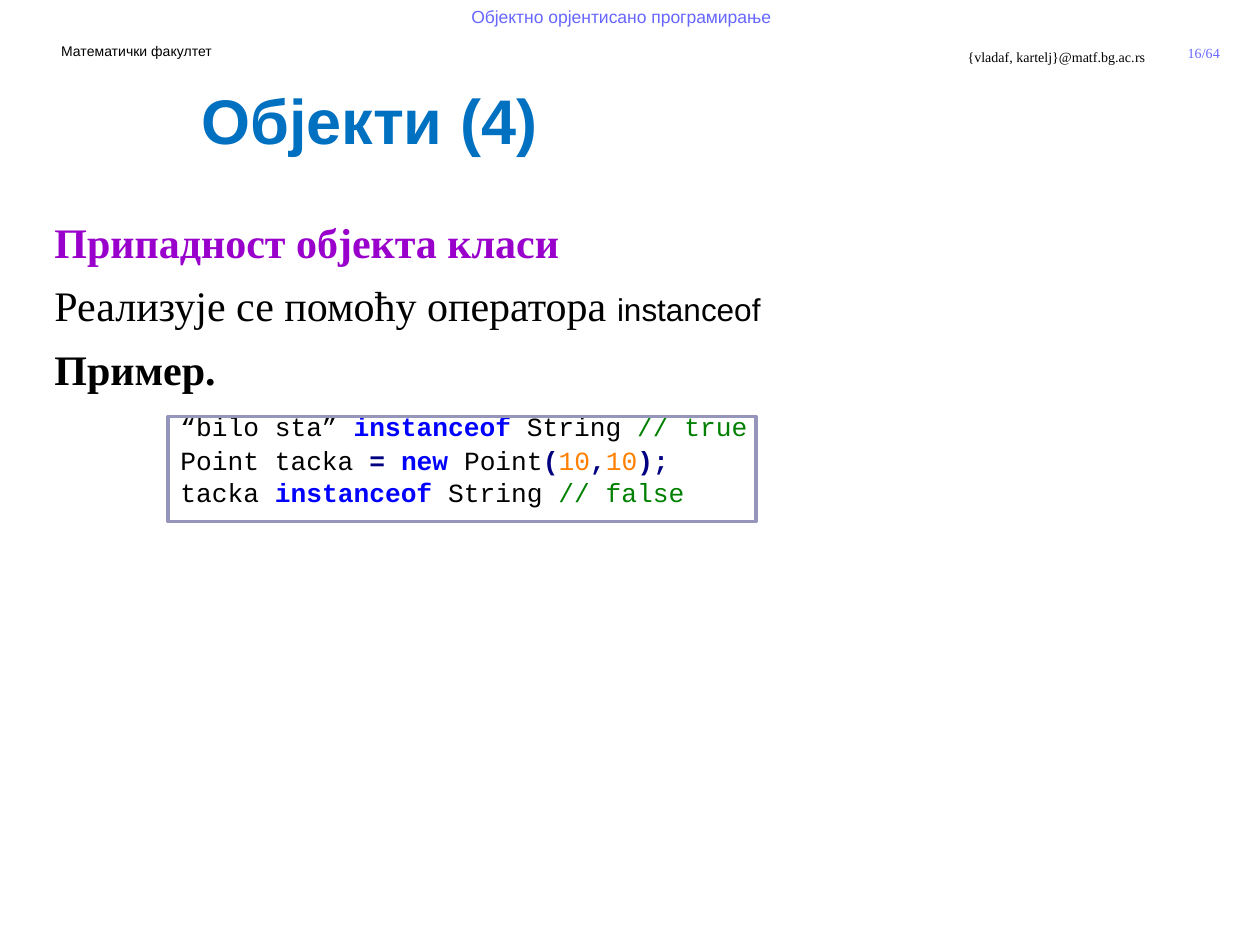
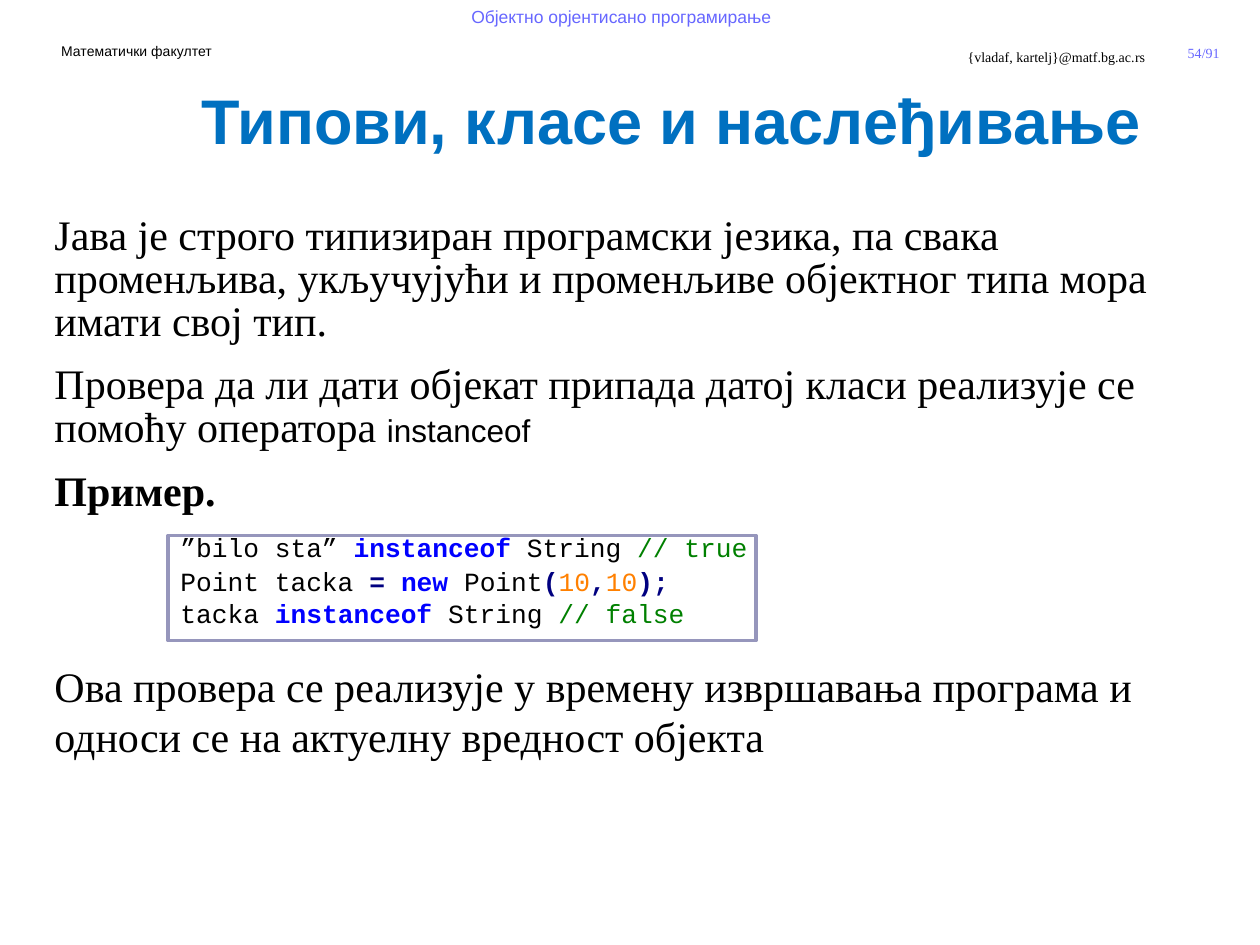
Before and after one commit to MatfOOP/OOP, a slide deck: slide 54 of predavanja/prezentacije/OOP09-Klase u Javi.pptx (slide 16 before the commit). Drawn at 1260x945 pixels with LibreOffice and Linux fonts; fonts in the diff are those of the drawing; background and template pictures are left out. Boxes give left, top, right and bottom in pixels: in the first picture for what was removed or moved away, otherwise in the second. Text is boxed around its words. In the diff, an @@ line names an element or a change of style, - is before the commit and + after.

```diff
--- a/predavanja/prezentacije/OOP09-Klase u Javi.pptx
+++ b/predavanja/prezentacije/OOP09-Klase u Javi.pptx
@@ page number at (1188, 49, 1220, 58): text changed @@
-16/64
+54/91
@@ text at (201, 98, 1140, 156): text changed @@
-Објекти (4)
+Типови, класе и наслеђивање
@@ text at (54, 222, 1147, 451): text changed @@
-Припадност објекта класи
-Реализује се помоћу оператора instanceof
+Јава је строго типизиран програмски језика, па свака променљива, укључујући и променљиве објектног типа мора имати свој тип.
+Провера да ли дати објекат припада датој класи реализује се помоћу оператора instanceof
@@ rectangle: place and size @@
-rectangle at (168, 417, 756, 522)
+rectangle at (168, 536, 756, 640)
@@ text at (180, 538, 747, 563): text changed @@
-“bilo sta” instanceof String // true
+”bilo sta” instanceof String // true
@@ text at (54, 674, 1131, 761): paragraph added @@
+Ова провера се реализује у времену извршавања програма и односи се на актуелну вредност објекта
```
Also in this commit, not shown: 25 other slides changed, 27 slides added, 4 other files.
